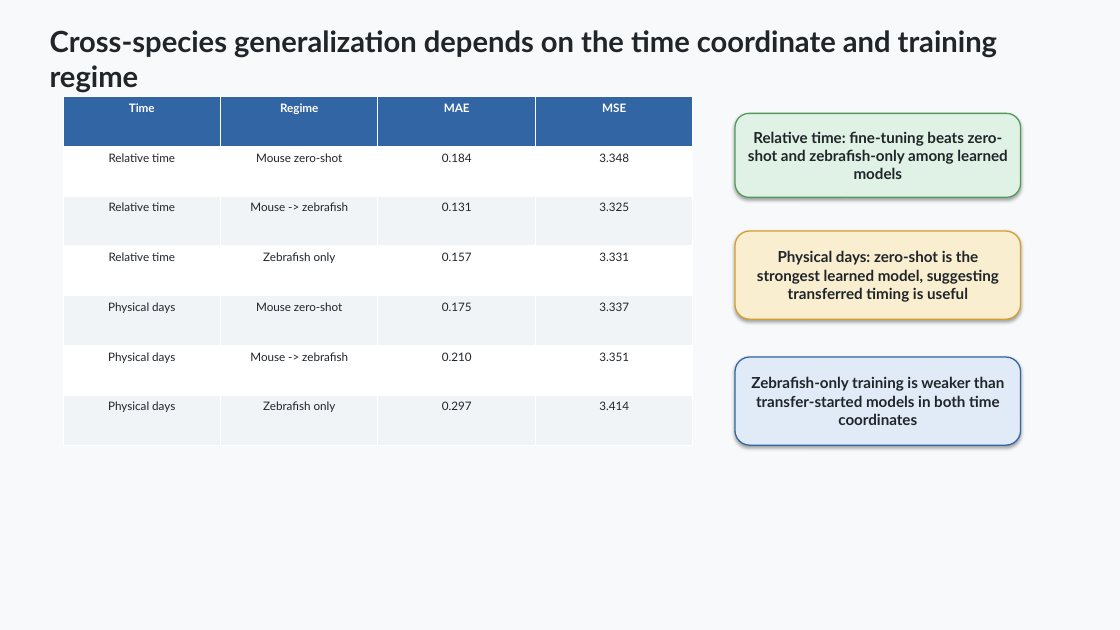
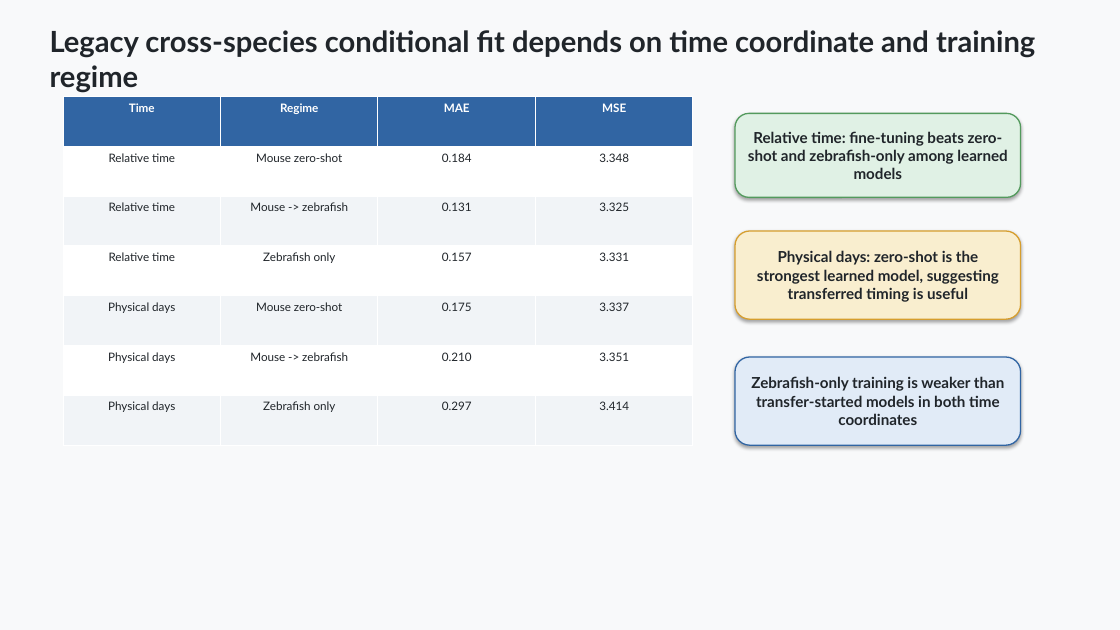
Before and after one commit to davidaknowles/stream, a slide deck: slide 12 of docs/stream_project_slide_deck.pptx. Drawn at 1120x630 pixels with LibreOffice and Linux fonts; fonts in the diff are those of the drawing. Boxes give left, top, right and bottom in pixels: in the first picture for what was removed or moved away, otherwise in the second. Text is boxed around its words. In the diff, an @@ line names an element or a change of style, - is before the commit and + after.

Commit message:
Clarify conditional and causal UCE evaluation

```diff
--- a/docs/stream_project_slide_deck.pptx
+++ b/docs/stream_project_slide_deck.pptx
@@ text at bbox=[50, 30, 1035, 58]: text changed @@
-Cross-species generalization depends on the time coordinate and training regime
+Legacy cross-species conditional fit depends on time coordinate and training regime
```
Also in this commit, not shown: 8 other slides changed, 3 other files.
